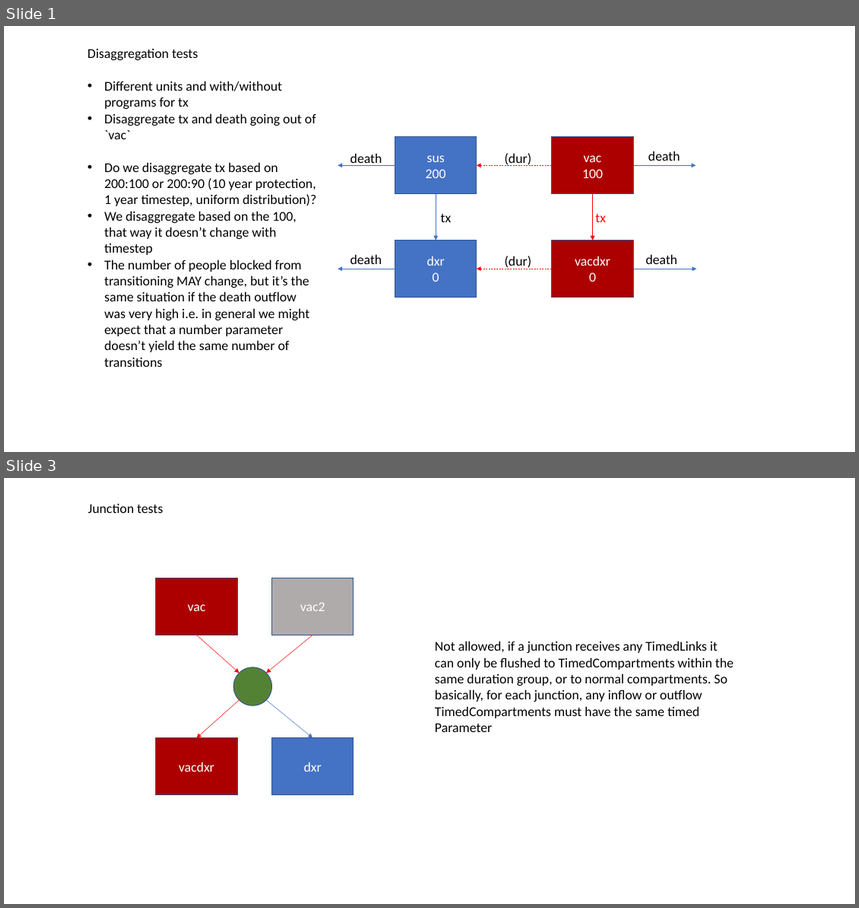
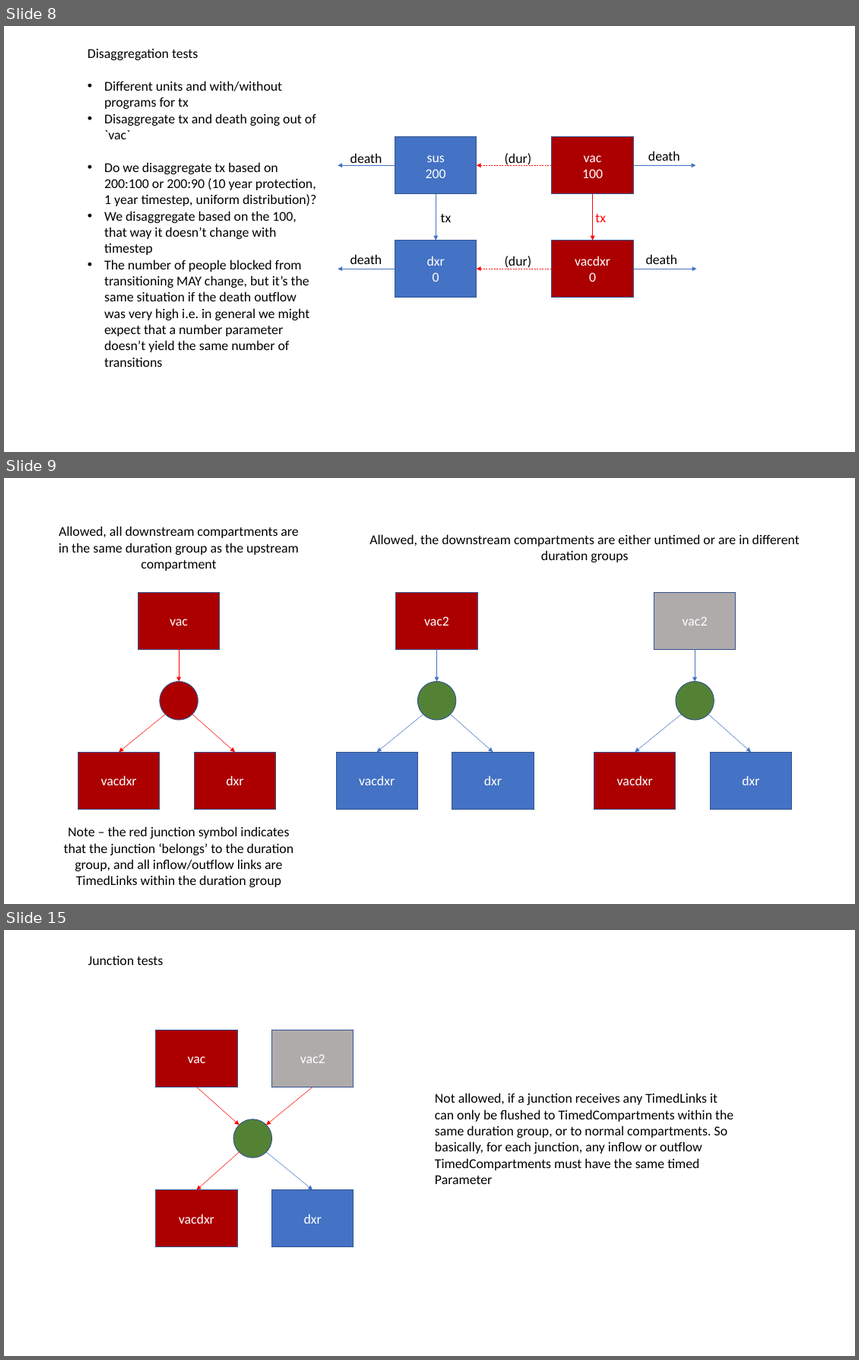
Before and after one commit to atomicateam/atomica, a slide deck: docs/general/timed-examples.pptx. Shown one above the other, each under a label of ours: slides 1 and 3 before the commit, slides 8, 9 and 15 after it; the slides between them are not shown. The pictures are 859x908 and 859x1360 pixels, drawn with LibreOffice and Linux fonts; fonts in the diff are those of the drawing. Boxes give left, top, right and bottom in pixels: in the first picture for what was removed or moved away, otherwise in the second. Text is boxed around its words. In the diff, an @@ line names an element or a change of style, - is before the commit and + after.

```diff
--- a/docs/general/timed-examples.pptx
+++ b/docs/general/timed-examples.pptx
@@ slide 9 added at [4,478,855,904], background #FFFFFF @@
@@ text added at [59,526,299,571], 18 pt, text #000000 @@
+Allowed, all downstream compartments are in the same duration group as the upstream compartment
@@ text added at [370,534,800,562], 18 pt, text #000000 @@
+Allowed, the downstream compartments are either untimed or are in different duration groups
@@ rectangle added at [138,592,220,649], fill #AC0000, outline #325491 1 pt, 18 pt, text #FFFFFF @@
+vac
@@ rectangle added at [396,592,477,649], fill #AC0000, outline #325491 1 pt, 18 pt, text #FFFFFF @@
+vac2
@@ rectangle added at [654,592,736,649], fill #AFABAB, outline #325491 1 pt, 18 pt, text #FFFFFF @@
+vac2
@@ arrow added from (179, 649) to (179, 681), #FF0000 0.5 pt @@
@@ arrow added from (437, 649) to (437, 681), #4472C4 0.5 pt @@
@@ arrow added from (695, 649) to (695, 681), #4472C4 0.5 pt @@
@@ ellipse added at [160,681,198,720], fill #AC0000, outline #325491 1 pt @@
@@ ellipse added at [418,681,456,720], fill #548235, outline #325491 1 pt @@
@@ ellipse added at [676,681,714,720], fill #548235, outline #325491 1 pt @@
@@ arrow added from (165, 714) to (119, 752), #FF0000 0.5 pt @@
@@ arrow added from (192, 714) to (235, 752), #FF0000 0.5 pt @@
@@ arrow added from (424, 714) to (377, 752), #4472C4 0.5 pt @@
@@ arrow added from (450, 714) to (493, 752), #4472C4 0.5 pt @@
@@ arrow added from (681, 714) to (635, 752), #4472C4 0.5 pt @@
@@ arrow added from (709, 714) to (751, 752), #4472C4 0.5 pt @@
@@ rectangle added at [78,752,160,809], fill #AC0000, outline #325491 1 pt, 18 pt, text #FFFFFF @@
+vacdxr
@@ rectangle added at [194,752,276,809], fill #AC0000, outline #325491 1 pt, 18 pt, text #FFFFFF @@
+dxr
@@ rectangle added at [336,752,418,809], fill #4472C4, outline #325491 1 pt, 18 pt, text #FFFFFF @@
+vacdxr
@@ rectangle added at [452,752,534,809], fill #4472C4, outline #325491 1 pt, 18 pt, text #FFFFFF @@
+dxr
@@ rectangle added at [595,752,676,809], fill #AC0000, outline #325491 1 pt, 18 pt, text #FFFFFF @@
+vacdxr
@@ rectangle added at [710,752,792,809], fill #4472C4, outline #325491 1 pt, 18 pt, text #FFFFFF @@
+dxr
@@ text added at [64,826,294,887], 18 pt, text #000000 @@
+Note – the red junction symbol indicates that the junction ‘belongs’ to the duration group, and all inflow/outflow links are TimedLinks within the duration group
@@ what was slide 1 is now slide 8 @@
@@ what was slide 3 is now slide 15 @@
```
Also in this commit, not shown: 5 slides changed, 7 other slides added, 2 slides removed, 3 other files.
